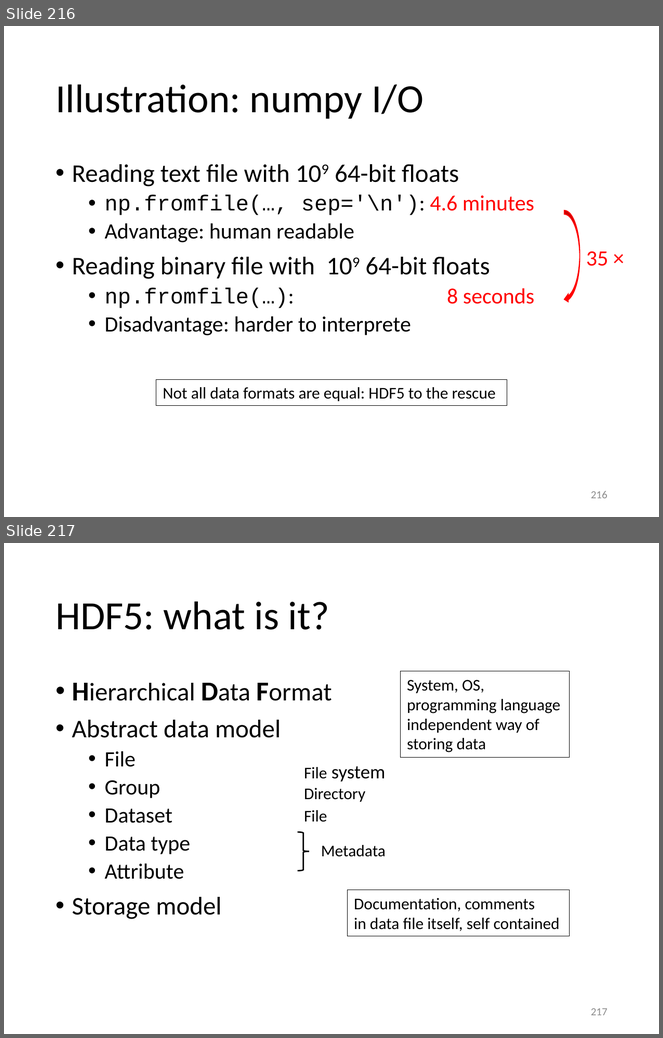
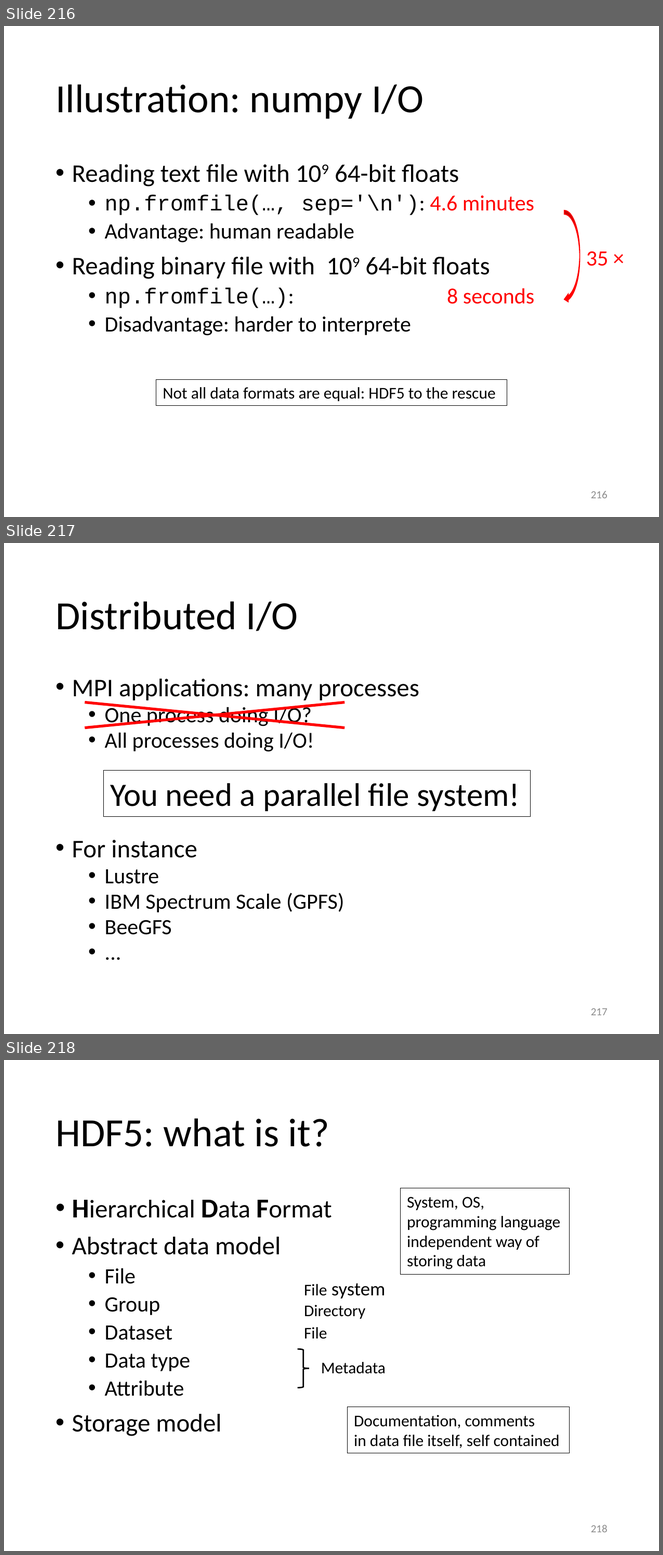
Before and after one commit to gjbex/Python-for-HPC, a slide deck: python_for_hpc.pptx. Shown one above the other, each under a label of ours: slides 216 and 217 before the commit, slides 216, 217 and 218 after it. The pictures are 663x1038 and 663x1555 pixels, drawn with LibreOffice and Linux fonts; fonts in the diff are those of the drawing. Boxes give left, top, right and bottom in pixels: in the first picture for what was removed or moved away, otherwise in the second. Text is boxed around its words. In the diff, an @@ line names an element or a change of style, - is before the commit and + after.

Commit message:
Add slide on HDF5 parallel I/O

```diff
--- a/python_for_hpc.pptx
+++ b/python_for_hpc.pptx
@@ slide 217 added at (x1=4, y1=543, x2=659, y2=1034), background #FFFFFF @@
@@ title added at (x1=55, y1=601, x2=298, y2=631), 44 pt, text #000000 @@
+Distributed I/O
@@ text added at (x1=72, y1=679, x2=419, y2=935), 24 pt, text #000000 @@
+• MPI applications: many processes
+  • One process doing I/O?
+  • All processes doing I/O!
+• For instance
+  • Lustre
+  • IBM Spectrum Scale (GPFS)
+  • BeeGFS
+  • ...
@@ line added from (85, 702) to (345, 728), #FF0000 3 pt @@
@@ line added from (85, 728) to (345, 702), #FF0000 3 pt @@
@@ rectangle added at (x1=104, y1=770, x2=531, y2=817), outline #000000 0.75 pt, 36 pt, text #000000 @@
+You need a parallel file system!
@@ page number added at (x1=591, y1=1008, x2=608, y2=1016), 12 pt, text #8C8C8C @@
+217
@@ what was slide 217 is now slide 218 @@
@@ page number at (x1=591, y1=1525, x2=608, y2=1533): text changed @@
-217
+218
```
Also in this commit, not shown: 1 other slide added.
